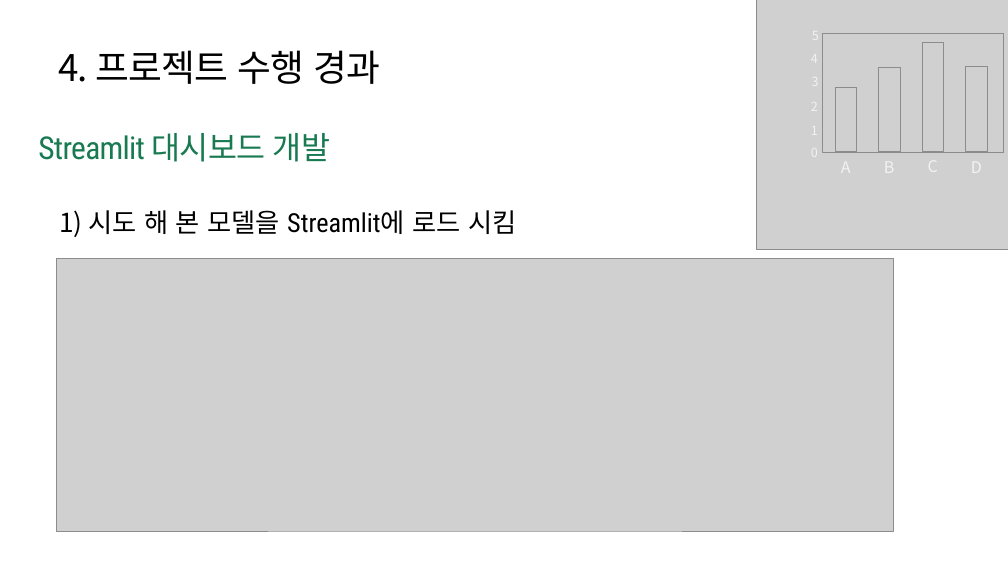
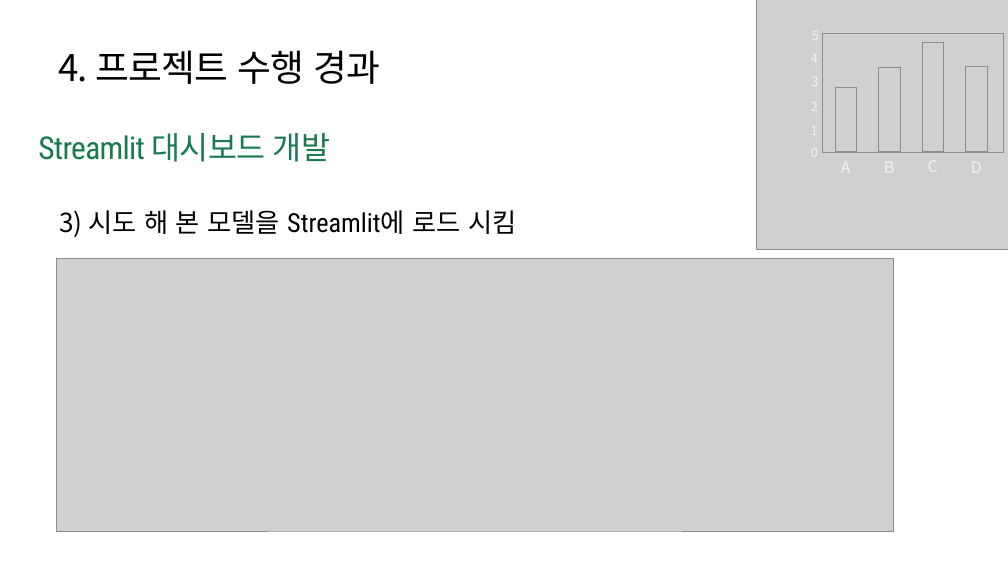
Before and after one commit to parkahjin/brain-hemorrhage, a slide deck: slide 18 of Slide/B팀_Claude_뇌출혈 조기 진단 프로젝트.pptx. Drawn at 1008x567 pixels with LibreOffice and Linux fonts; fonts in the diff are those of the drawing; grey boxes stand for pictures. Boxes give left, top, right and bottom in pixels: in the first picture for what was removed or moved away, otherwise in the second. Text is boxed around its words. In the diff, an @@ line names an element or a change of style, - is before the commit and + after.

```diff
--- a/Slide/B팀_Claude_뇌출혈 조기 진단 프로젝트.pptx
+++ b/Slide/B팀_Claude_뇌출혈 조기 진단 프로젝트.pptx
@@ text at (x1=59, y1=210, x2=516, y2=237): text changed @@
-1) 시도 해 본 모델을 Streamlit에 로드 시킴
+3) 시도 해 본 모델을 Streamlit에 로드 시킴
```
Also in this commit, not shown: 2 other slides changed, 4 other files.
